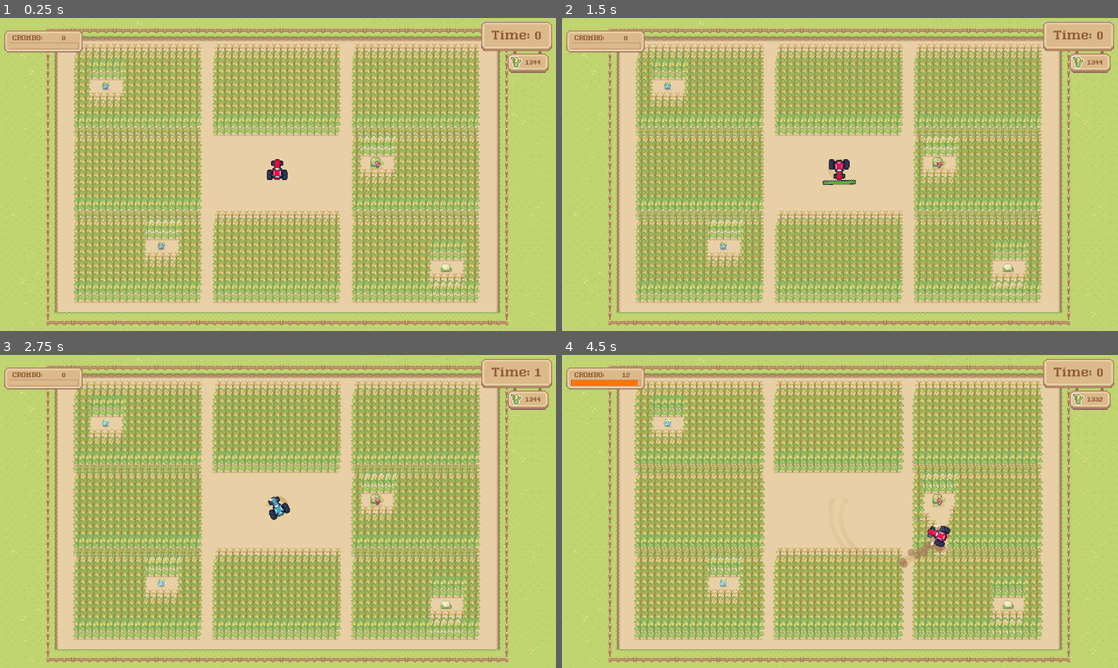
Above: before the commit, frames 1-4 (two rows, left to right).
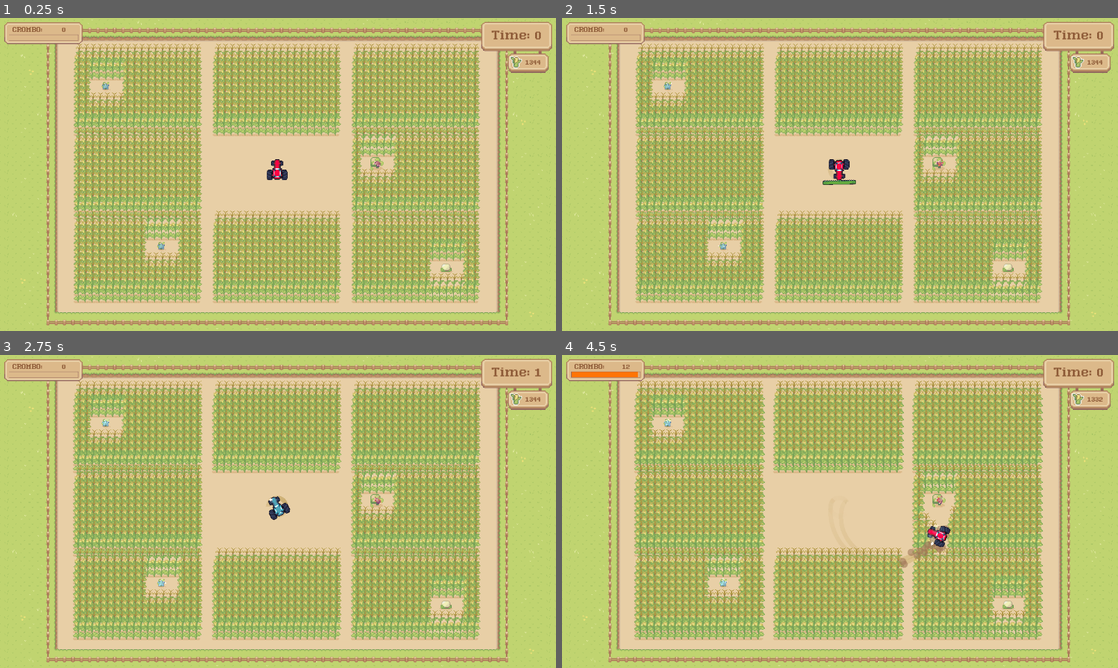
Above: after the commit, the same moments.

Repository: EmilBert/Harvest
Game: Godot game, scene res://World.tscn
The game is run twice, just before and just after one commit, with the same random seed, the same clock (stepped at 60 frames per second) and the same inputs.
Inputs:
- Up to frame 1 (0.25 s): no input
- Up to frame 2 (1.5 s): tap Enter at 0.5 s; hold D (steer_right) 0.53-1.28 s; hold I (Attachment1) 0.53-1.28 s; tap Space (ui_select) at 0.77 s; hold A (steer_left) from 1.28 s (still down); tap O (Attachment2) at 1.35 s
- Up to frame 3 (2.75 s): tap Space (ui_select) at 1.52 s; release A (steer_left) at 2.03 s; hold D (steer_right) from 2.03 s (still down); hold P (Attachment3) from 2.03 s (still down)
- Up to frame 4 (4.5 s): release P (Attachment3) at 2.78 s; tap S (break) at 2.85 s; tap Space (ui_select) at 3.02, 3.77 s; release D (steer_right) at 3.53 s; hold W (gas) 3.53-4.28 s; hold A (steer_left) from 3.53 s (still down); tap I (Attachment1) at 4.35 s

The runs differ from the first frame. In frame 1, 1.0% of the frame differs, in the area x 0-15%, y 1-12%; in frame 2, 1.0%; in frame 3, 1.0%; in frame 4, 1.2%.

Commit message:
Crombot praise text

Diff:
--- a/Crombo.gd
+++ b/Crombo.gd
@@ -5,9 +5,10 @@
 
 onready var pb = get_node("Control/ProgressBar")
 onready var gameMaster = get_node("/root/World")
+onready var showTextTimer = Timer.new()
 
 var maxTime = 1.0
-var delta  = 0.03
+var delta = 0.03
 var value = 0.0
 
 # Declare member variables here. Examples:
@@ -17,7 +18,10 @@
 
 # Called when the node enters the scene tree for the first time.
 func _ready():
-	pass # Replace with function body.
+	showTextTimer = Timer.new()
+	add_child(showTextTimer)
+	showTextTimer.connect("timeout", self, "_on_timer_timeout")
+	showTextTimer.set_wait_time(2)
 
 
 func increaseCrombo():
@@ -30,11 +34,45 @@
 	if value > 0.0:
 		value -= delta
 	else:
-		if count > maxCrombo :
+		if count > maxCrombo:
 			maxCrombo = count
-		count = 0
+		if count != 0:
+			_displayPraise(count)
+			count = 0
+
 		$Control/RichTextLabel.bbcode_text = "[center]" + str(count)
 	pb.value = value
+
+
 # Called every frame. 'delta' is the elapsed time since the previous frame.
 #func _process(delta):
 #	pass
+
+
+func _displayPraise(inVal):
+	if inVal > 900:
+		showTextTimer.start()
+		$Praise.bbcode_text = (
+			"[center][color=#FFD700][wave amp=70 freq=4]"
+			+ str(count)
+			+ " crops.\nAgricultural GOD[/wave][/color]"
+		)
+	elif inVal > 650:
+		showTextTimer.start()
+		$Praise.bbcode_text = (
+			"[center][color=#C0C0C0][shake rate=30 level=15]"
+			+ str(count)
+			+ " crops.\nCriminally Cultivated!![/shake][/color]"
+		)
+	elif inVal > 400:
+		showTextTimer.start()
+		$Praise.bbcode_text = (
+			"[center][color=#CD7F32]"
+			+ str(count)
+			+ " crops.\nWheat Wonder![/color]"
+		)
+
+
+func _on_timer_timeout():
+	showTextTimer.stop()
+	$Praise.bbcode_text = "[center]"
--- a/Crombo.tscn
+++ b/Crombo.tscn
@@ -25,6 +25,12 @@
 border_width_right = 1
 border_width_bottom = 1
 border_color = Color( 0.564706, 0.384314, 0.364706, 1 )
+
+[sub_resource type="DynamicFont" id=5]
+size = 50
+outline_size = 2
+outline_color = Color( 0, 0, 0, 1 )
+font_data = ExtResource( 2 )
 
 [node name="Crombo" type="Node2D"]
 script = ExtResource( 3 )
@@ -79,3 +85,16 @@
 step = 0.001
 value = 1.0
 percent_visible = false
+
+[node name="Praise" type="RichTextLabel" parent="."]
+margin_left = -100.0
+margin_top = 161.0
+margin_right = 1180.0
+margin_bottom = 207.0
+custom_colors/default_color = Color( 1, 1, 1, 1 )
+custom_fonts/normal_font = SubResource( 5 )
+bbcode_enabled = true
+bbcode_text = "[center]"
+tab_size = 6
+fit_content_height = true
+scroll_active = false
--- a/World.tscn
+++ b/World.tscn
@@ -99,5 +99,5 @@
 gradient = SubResource( 1 )
 
 [node name="Crombo" parent="." instance=ExtResource( 9 )]
-position = Vector2( 100, 42 )
+position = Vector2( 100, 23 )
 z_index = 6
Not shown: 1 places in Crombo.tscn that only renumber resources
